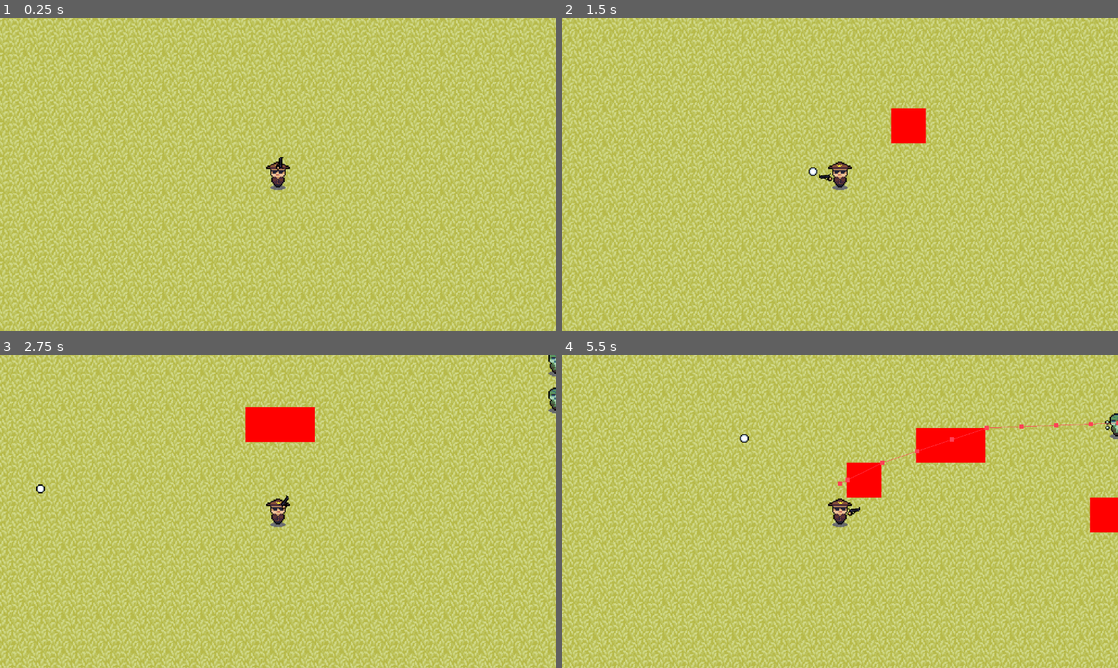
Above: before the commit, frames 1-4 (two rows, left to right).
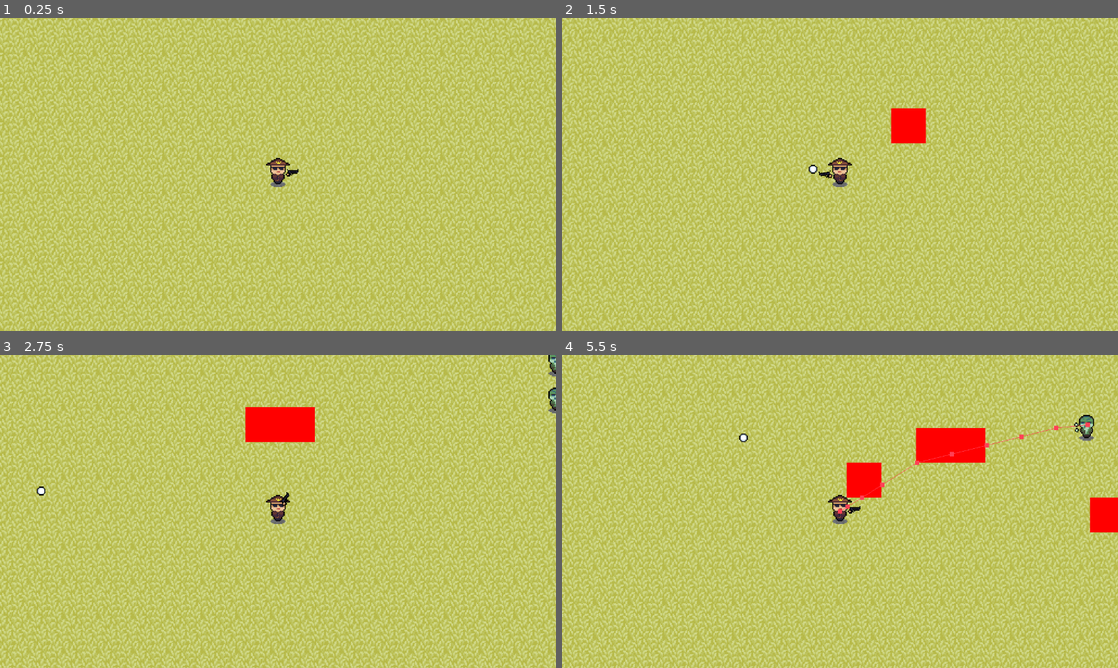
Above: after the commit, the same moments.

Repository: Crystalwarrior/top-down-zombie-game
Game: Godot game, scene res://scenes/main.tscn
Two runs of this game, one before a commit and one after it. Both use one fixed random seed, a clock stepped at 60 frames per second and the inputs below.
Inputs (mouse positions are in pixels of both pictures, inside the frame that each line leads up to):
- Up to frame 1 (0.25 s): no input
- Up to frame 2 (1.5 s): tap Enter at 0.5 s; move the mouse to (962, 158) at 0.52 s; hold D (right) 0.53-1.28 s; hold Right mouse button (build) 0.53-1.28 s; move the mouse to (728, 190) at 1.27 s; hold S (down) from 1.28 s (still down); click (728, 190) at 1.35 s
- Up to frame 3 (2.75 s): move the mouse to (333, 442) at 2.02 s; release S (down) at 2.03 s; hold D (right) from 2.03 s (still down); hold Right mouse button (build) from 2.03 s (still down)
- Up to frame 4 (5.5 s): move the mouse to (812, 574) at 2.77 s; release D (right) at 2.78 s; release Right mouse button (build) at 2.78 s; hold W (up) 2.78-3.53 s; click (812, 574) at 2.85 s; move the mouse to (1006, 558) at 3.52 s; hold Right mouse button (build) 3.53-4.28 s; hold A (left) 3.53-5.03 s; move the mouse to (673, 464) at 4.27 s; click (673, 464) at 4.35 s; move the mouse to (867, 511) at 5.02 s; hold S (down) from 5.03 s (still down); hold Right mouse button (build) from 5.03 s (still down)

The runs differ from the first frame. In frame 1, 0.3% of the frame differs, in the area x 47-54%, y 44-56%; in frame 2, 0.4%; in frame 3, 0.3%; in frame 4, 1.0%, in the area x 31-100%, y 18-56%.

Commit message:
Center the Survivor better

Diff:
--- a/scenes/survivor.tscn
+++ b/scenes/survivor.tscn
@@ -21,11 +21,12 @@
 
 [node name="Shadow" type="Sprite2D" parent="."]
 modulate = Color(1, 1, 1, 0.6666667)
-position = Vector2(0, 12)
+position = Vector2(0, 9)
 texture = ExtResource("2_nyg4v")
 
 [node name="Body" type="CanvasGroup" parent="."]
 unique_name_in_owner = true
+position = Vector2(0, -3)
 
 [node name="Body" type="Sprite2D" parent="Body"]
 texture = ExtResource("3_y3tea")
@@ -35,7 +36,6 @@
 
 [node name="AimPivot" type="Node2D" parent="."]
 unique_name_in_owner = true
-position = Vector2(0, 3)
 
 [node name="Hand" type="Node2D" parent="AimPivot"]
 unique_name_in_owner = true
@@ -49,7 +49,7 @@
 texture = ExtResource("6_v1pt4")
 
 [node name="CollisionShape2D" type="CollisionShape2D" parent="."]
-position = Vector2(0, 6)
+position = Vector2(0, 3)
 shape = SubResource("CircleShape2D_6h15h")
 debug_color = Color(0, 0.6, 0.7019608, 0.20784314)
 
